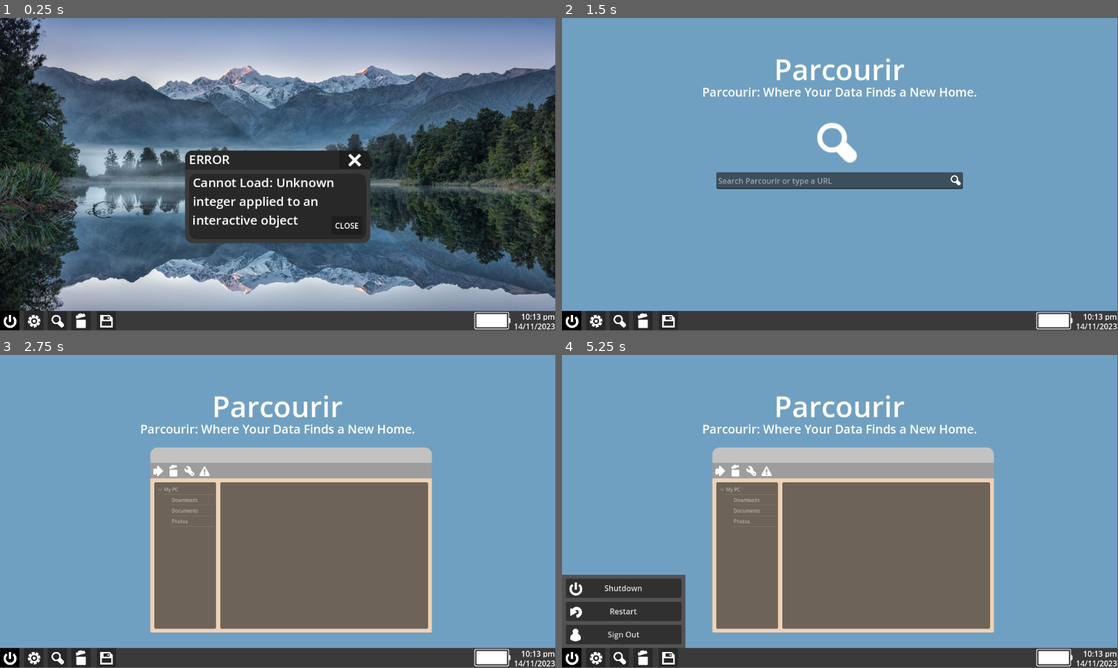
Above: before the commit, frames 1-4 (two rows, left to right).
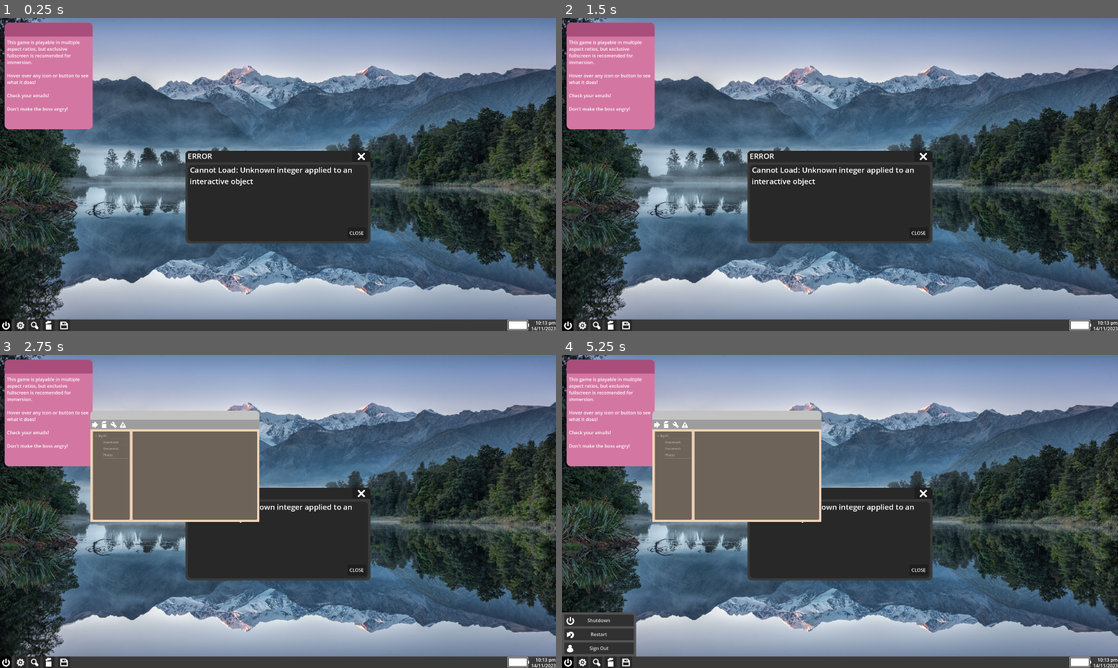
Above: after the commit, the same moments.

Repository: TheSteelCrow/SteelOS
Game: Godot game, scene res://Scenes/main_ui.tscn
Same seed, same stepped clock (60 frames per second), same inputs: the game is played once before the commit and once after it.
Inputs (mouse positions are in pixels of both pictures, inside the frame that each line leads up to; where the layout moved, square brackets give the same spot in the first picture):
- Up to frame 1 (0.25 s): no input
- Up to frame 2 (1.5 s): click (595, 321) at 0.52 s; click (595, 324) [617, 321] at 1.25 s
- Up to frame 3 (2.75 s): click (66, 661) [105, 658] at 2 s
- Up to frame 4 (5.25 s): click (656, 423) [717, 470] at 2.75 s; click (673, 423) [751, 470] at 3.5 s; click (684, 423) [767, 470] at 4.25 s; click (567, 661) [573, 658] at 5 s
In our replay, the window is 799x449 before the commit and 800x450 after it. These sizes can differ from the game's own. Grey fills any space a smaller window leaves; there, only what the larger window draws over its background counts as a difference.

The runs differ from the first frame. In frame 1, 14% of the frame differs, in the area x 0-100%, y 0-100%; in frame 2, 91%; in frame 3, 90%; in frame 4, 88%.

Commit message:
05 07 2024 - after screen changes
changed screen size settings
added shut down screen

Diff:
--- a/Prefabs/error_popup.tscn
+++ b/Prefabs/error_popup.tscn
@@ -76,14 +76,14 @@
 
 [node name="Panel" type="Panel" parent="."]
 layout_mode = 0
-offset_right = 320.0
+offset_right = 576.0
 offset_bottom = 40.0
 theme_override_styles/panel = SubResource("StyleBoxFlat_hb720")
 
 [node name="XButton" type="Button" parent="Panel"]
 layout_mode = 0
-offset_left = 320.0
-offset_right = 384.0
+offset_left = 576.0
+offset_right = 640.0
 offset_bottom = 39.0
 focus_mode = 0
 theme_override_colors/font_color = Color(1, 1, 1, 1)
@@ -114,16 +114,16 @@
 layout_mode = 0
 offset_left = 8.0
 offset_top = 48.0
-offset_right = 376.0
-offset_bottom = 184.0
+offset_right = 631.0
+offset_bottom = 312.0
 theme_override_styles/panel = SubResource("StyleBoxFlat_221k8")
 
 [node name="CloseButton" type="Button" parent="Panel2"]
 layout_mode = 0
-offset_left = 296.0
-offset_top = 88.0
-offset_right = 360.0
-offset_bottom = 127.0
+offset_left = 552.0
+offset_top = 216.0
+offset_right = 616.0
+offset_bottom = 255.0
 focus_mode = 0
 theme_override_colors/font_color = Color(1, 1, 1, 1)
 theme_override_styles/normal = SubResource("StyleBoxFlat_dvlmm")
@@ -135,8 +135,8 @@
 [node name="Label" type="Label" parent="Panel2"]
 layout_mode = 0
 offset_left = 8.0
-offset_right = 360.0
-offset_bottom = 128.0
+offset_right = 616.0
+offset_bottom = 248.0
 theme_override_font_sizes/font_size = 26
 text = "Cannot Load: Unknown integer applied to an interactive object"
 autowrap_mode = 2
--- a/Scenes/main_ui.tscn
+++ b/Scenes/main_ui.tscn
@@ -71,6 +71,18 @@
 corner_radius_bottom_right = 1
 corner_radius_bottom_left = 1
 
+[sub_resource type="StyleBoxFlat" id="StyleBoxFlat_qdpsj"]
+bg_color = Color(0.831373, 0.462745, 0.635294, 1)
+corner_radius_top_left = 15
+corner_radius_top_right = 15
+corner_radius_bottom_right = 15
+corner_radius_bottom_left = 15
+
+[sub_resource type="StyleBoxFlat" id="StyleBoxFlat_kv3sn"]
+bg_color = Color(0.662745, 0.305882, 0.482353, 1)
+corner_radius_top_left = 15
+corner_radius_top_right = 15
+
 [node name="MainUI" type="Control"]
 layout_mode = 3
 anchors_preset = 15
@@ -82,8 +94,8 @@
 
 [node name="Background" type="TextureRect" parent="."]
 layout_mode = 0
-offset_right = 1600.0
-offset_bottom = 1068.0
+offset_right = 2667.0
+offset_bottom = 1780.0
 scale = Vector2(0.719997, 0.606739)
 texture = ExtResource("1_pctbs")
 
@@ -97,9 +109,9 @@
 
 [node name="Menu" type="Panel" parent="."]
 layout_mode = 0
-offset_top = 456.0
+offset_top = 888.0
 offset_right = 256.0
-offset_bottom = 608.0
+offset_bottom = 1040.0
 theme_override_styles/panel = SubResource("StyleBoxFlat_3cq8d")
 
 [node name="ShutDown" type="Button" parent="Menu"]
@@ -151,33 +163,34 @@
 [node name="SearchEngine" type="Panel" parent="."]
 visible = false
 layout_mode = 0
-offset_right = 1152.0
-offset_bottom = 608.0
+offset_right = 1920.0
+offset_bottom = 1040.0
 theme_override_styles/panel = SubResource("StyleBoxFlat_3gaed")
 script = ExtResource("9_yyops")
 
 [node name="TextEdit" type="TextEdit" parent="SearchEngine"]
 layout_mode = 0
-offset_left = 320.0
-offset_top = 320.0
-offset_right = 832.0
-offset_bottom = 355.0
+offset_left = 704.0
+offset_top = 448.0
+offset_right = 1216.0
+offset_bottom = 483.0
 placeholder_text = "Search Parcourir or type a URL"
 scroll_fit_content_height = true
 
 [node name="TextureRect" type="TextureRect" parent="SearchEngine"]
 layout_mode = 0
-offset_left = 504.0
-offset_top = 192.0
-offset_right = 632.0
-offset_bottom = 320.0
+offset_left = 888.0
+offset_top = 320.0
+offset_right = 1016.0
+offset_bottom = 448.0
 texture = ExtResource("5_facrs")
 
 [node name="Motto" type="RichTextLabel" parent="SearchEngine"]
 layout_mode = 0
-offset_top = 136.0
-offset_right = 1152.0
-offset_bottom = 219.0
+offset_left = 384.0
+offset_top = 264.0
+offset_right = 1536.0
+offset_bottom = 347.0
 theme_override_font_sizes/normal_font_size = 25
 bbcode_enabled = true
 fit_content = true
@@ -185,10 +198,10 @@
 
 [node name="RichTextLabel2" type="RichTextLabel" parent="SearchEngine"]
 layout_mode = 0
-offset_left = 320.0
-offset_top = 64.0
-offset_right = 831.0
-offset_bottom = 147.0
+offset_left = 704.0
+offset_top = 192.0
+offset_right = 1215.0
+offset_bottom = 275.0
 theme_override_font_sizes/normal_font_size = 60
 bbcode_enabled = true
 text = "[center]Parcourir[/center]
@@ -198,14 +211,15 @@
 
 [node name="TextureButton" type="TextureButton" parent="SearchEngine"]
 layout_mode = 0
-offset_left = 800.0
-offset_top = 320.0
-offset_right = 900.0
-offset_bottom = 420.0
+offset_left = 1184.0
+offset_top = 448.0
+offset_right = 1284.0
+offset_bottom = 548.0
 scale = Vector2(0.320272, 0.320522)
 texture_normal = ExtResource("5_facrs")
 
 [node name="FileExplorer" type="Panel" parent="."]
+visible = false
 layout_mode = 0
 offset_left = 312.0
 offset_top = 192.0
@@ -286,17 +300,17 @@
 
 [node name="Taskbar" type="Panel" parent="."]
 layout_mode = 0
-offset_top = 608.0
-offset_right = 1152.0
-offset_bottom = 648.0
+offset_top = 1040.0
+offset_right = 1920.0
+offset_bottom = 1080.0
 theme_override_styles/panel = SubResource("StyleBoxFlat_4vrhd")
 script = ExtResource("2_0hvxi")
 
 [node name="Battery" type="Panel" parent="Taskbar"]
 layout_mode = 0
-offset_left = 984.0
+offset_left = 1752.0
 offset_top = 2.0
-offset_right = 1084.0
+offset_right = 1852.0
 offset_bottom = 50.0
 scale = Vector2(0.75, 0.75)
 theme_override_styles/panel = SubResource("StyleBoxFlat_kehs5")
@@ -335,17 +349,17 @@
 
 [node name="TimeText" type="RichTextLabel" parent="Taskbar"]
 layout_mode = 0
-offset_left = 1027.0
-offset_right = 1152.0
+offset_left = 1795.0
+offset_right = 1920.0
 offset_bottom = 20.0
 bbcode_enabled = true
 scroll_active = false
 
 [node name="DateText" type="RichTextLabel" parent="Taskbar"]
 layout_mode = 0
-offset_left = 1027.0
+offset_left = 1795.0
 offset_top = 20.0
-offset_right = 1152.0
+offset_right = 1920.0
 offset_bottom = 40.0
 bbcode_enabled = true
 scroll_active = false
@@ -421,6 +435,51 @@
 
 [node name="ErrorSpawner" type="Timer" parent="."]
 wait_time = 5.0
+
+[node name="StickyNote1" type="Panel" parent="."]
+layout_mode = 0
+offset_left = 16.0
+offset_top = 16.0
+offset_right = 320.0
+offset_bottom = 384.0
+theme_override_styles/panel = SubResource("StyleBoxFlat_qdpsj")
+
+[node name="Bar" type="Panel" parent="StickyNote1"]
+layout_mode = 0
+offset_right = 304.0
+offset_bottom = 48.0
+theme_override_styles/panel = SubResource("StyleBoxFlat_kv3sn")
+
+[node name="RichTextLabel" type="RichTextLabel" parent="StickyNote1"]
+layout_mode = 0
+offset_left = 8.0
+offset_top = 56.0
+offset_right = 296.0
+offset_bottom = 352.0
+text = "This game is playable in multiple aspect ratios, but exclusive fullscreen is recomended for immersion.
+
+Hover over any icon or button to see what it does!
+
+Check your emails!
+
+Don't make the boss angry!"
+
+[node name="ShutDownScreen" type="ColorRect" parent="."]
+visible = false
+layout_mode = 0
+offset_right = 1920.0
+offset_bottom = 1080.0
+color = Color(0, 0, 0, 1)
+
+[node name="ShuttingDownText" type="RichTextLabel" parent="ShutDownScreen"]
+layout_mode = 0
+offset_left = 192.0
+offset_top = 448.0
+offset_right = 1728.0
+offset_bottom = 640.0
+theme_override_font_sizes/normal_font_size = 106
+bbcode_enabled = true
+text = "[center]Shutting Down...[/center]"
 
 [connection signal="button_up" from="Menu/ShutDown" to="." method="_on_shut_down_button_up"]
 [connection signal="cell_selected" from="FileExplorer/Folders" to="FileExplorer" method="_on_folders_cell_selected"]
--- a/Scripts/Main.gd
+++ b/Scripts/Main.gd
@@ -10,7 +10,11 @@
 var Cursor1 = load("res://Images/pointer_b.png")
 var Cursor2 = load("res://Images/pointer_b_shaded.png")
 
+var ShuttingDown = false
+var ShutDownScreen
+
 func _ready():
+	ShutDownScreen = get_node("ShutDownScreen")
 	#OS.shell_open("https://www.youtube.com/watch?v=dQw4w9WgXcQ")
 	Input.set_custom_mouse_cursor(Cursor1, Input.CURSOR_ARROW)
 	Input.set_custom_mouse_cursor(Cursor2, Input.CURSOR_POINTING_HAND)
@@ -26,6 +30,10 @@
 	FileExplorer.hide()
 
 func _on_shut_down_button_up():
+	ShuttingDown = true
+	ShutDownScreen.move_to_front()
+	ShutDownScreen.show()
+	await get_tree().create_timer(3).timeout
 	get_tree().quit()
 
 func SpawnError():
--- a/Scripts/Taskbar.gd
+++ b/Scripts/Taskbar.gd
@@ -2,20 +2,24 @@
 
 var MenuPanel
 var MenuOpen = false
+var MainUI
 
 #var SystemTime = Time.get_time_dict_from_system()
-
 
 # Called when the node enters the scene tree for the first time.
 func _ready():
 	#SystemTime.hour = 0
 	MenuPanel = get_parent().get_node("Menu")
 	MenuPanel.hide()
+	MainUI = get_parent()
 	#var time = Time.get_time_dict_from_system()
 	#print(time)
 
 # Called every frame. 'delta' is the elapsed time since the previous frame.
 func _process(delta):
+	if(MainUI.ShuttingDown == true):
+		return
+
 	move_to_front()
 	var TimeText = get_node("TimeText")
 	var DateText = get_node("DateText")
--- a/project.godot
+++ b/project.godot
@@ -17,4 +17,10 @@
 
 [display]
 
+window/size/viewport_width=1920
+window/size/viewport_height=1080
+window/size/mode=4
+window/size/borderless=true
+window/stretch/mode="viewport"
+window/stretch/aspect="ignore"
 mouse_cursor/custom_image="res://Images/pointer_b_shaded.png"
Not shown: 1 places in Scenes/main_ui.tscn that only renumber resources
